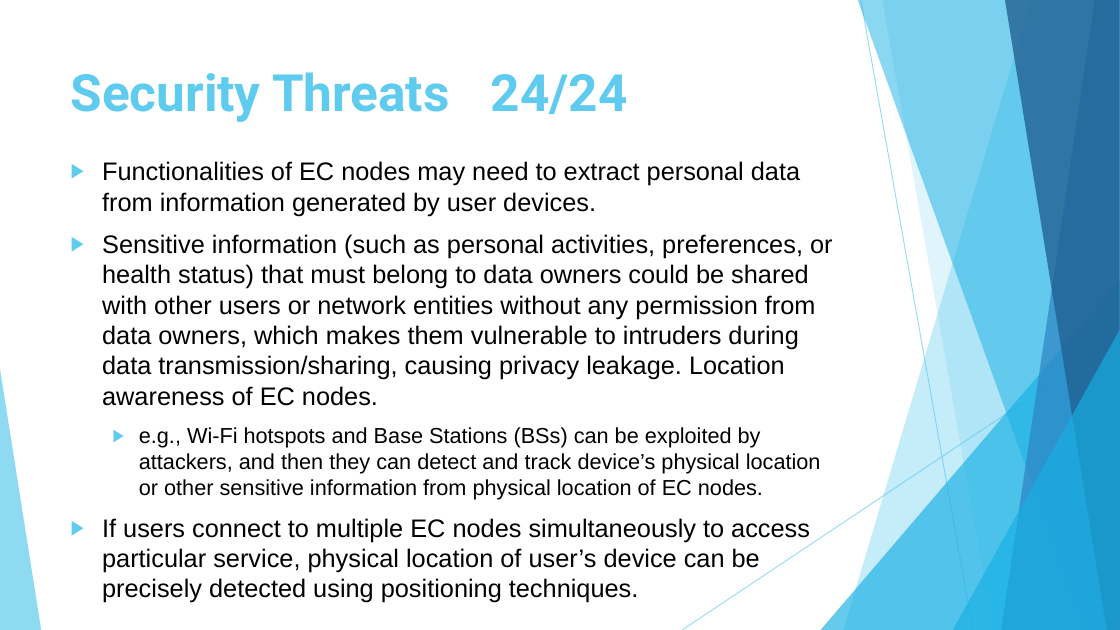
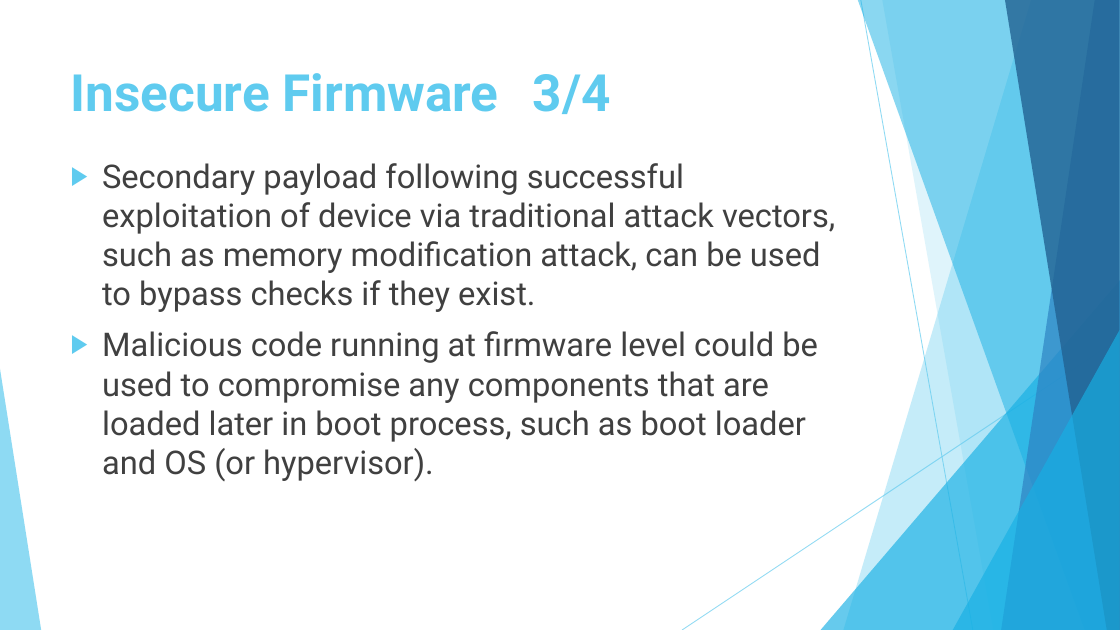
Before and after one commit to s2n-cnit/phd-stiet-cyber-security-approaches-cloud-edge-environments, a slide deck: slide 30 of slides/slides-4.pptx (slide 27 before the commit). Drawn at 1120x630 pixels with LibreOffice and Linux fonts; fonts in the diff are those of the drawing; background and template pictures are left out. Boxes give left, top, right and bottom in pixels: in the first picture for what was removed or moved away, otherwise in the second. Text is boxed around its words. In the diff, an @@ line names an element or a change of style, - is before the commit and + after.

```diff
--- a/slides/slides-4.pptx
+++ b/slides/slides-4.pptx
@@ title at [71, 73, 611, 114]: text changed @@
-Security Threats 24/24
+Insecure Firmware 3/4
@@ text at [102, 163, 835, 481]: text changed; size 21.7 to 28 pt; font Arial to Roboto; text colour #000000 to #404040 @@
-▶ Functionalities of EC nodes may need to extract personal data from information generated by user devices.
-▶ Sensitive information (such as personal activities, preferences, or health status) that must belong to data owners could be shared with other users or network entities without any permission from data owners, which makes them vulnerable to intruders during data transmission/sharing, causing privacy leakage. Location awareness of EC nodes.
-  ▶ e.g., Wi-Fi hotspots and Base Stations (BSs) can be exploited by attackers, and then they can detect and track device’s physical location or other sensitive information from physical location of EC nodes.
-▶ If users connect to multiple EC nodes simultaneously to access particular service, physical location of user’s device can be precisely detected using positioning techniques.
+▶ Secondary payload following successful exploitation of device via traditional attack vectors, such as memory modification attack, can be used to bypass checks if they exist.
+▶ Malicious code running at firmware level could be used to compromise any components that are loaded later in boot process, such as boot loader and OS (or hypervisor).
```
Also in this commit, not shown: 34 other slides changed, 93 slides added, 10 slides removed, 12 other files.
